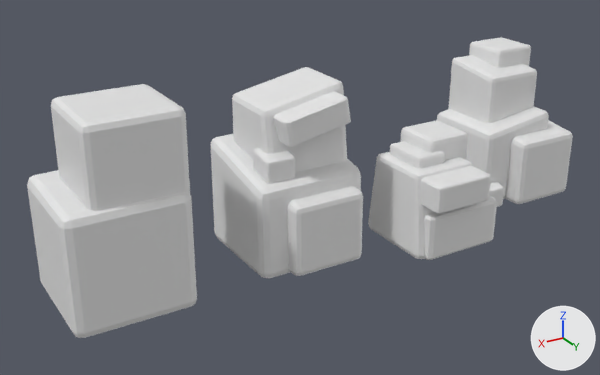
The FBX model text/石头地块/地块.fbx: old version first, new version second.
Rendered twice from a 50 mm lens placed at (3.48, 11.49, 7.67), pointed at (-3.3, 0.19, 2.02). The axes (+X, +Y, +Z) are drawn at lower right. The lights are the same throughout. Where no turn or scale is listed for an object, it has been applied to the vertices.
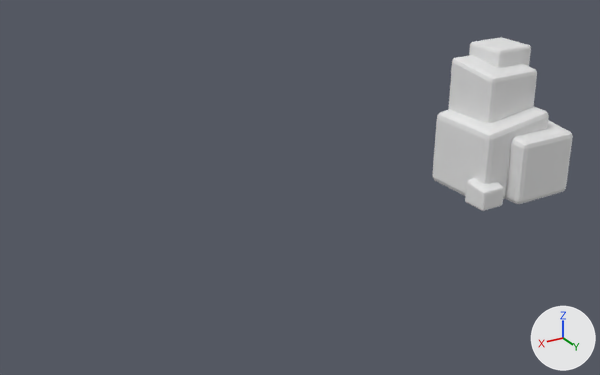
Where the newer file only moved an object's origin or applied its transform, the numbers keep the older frame.

What the commit changed:
Object '规范中' (ob_规范中) is deleted.
Object 'Cube.004' (ob_cube_004) is deleted.
Object '规范' (ob_规范) is deleted.
Object 'Cube.015' (ob_cube_015) is deleted.

Changed parts and their boxes [x1, y1, x2, y2] in the pictures (600 x 375 px):
'Cube.004', deleted
    before: [211, 67, 363, 278]
'规范', deleted
    before: [27, 170, 197, 338]
'规范中', deleted
    before: [51, 84, 190, 211]
'Cube.015', deleted
    before: [368, 120, 497, 260]
